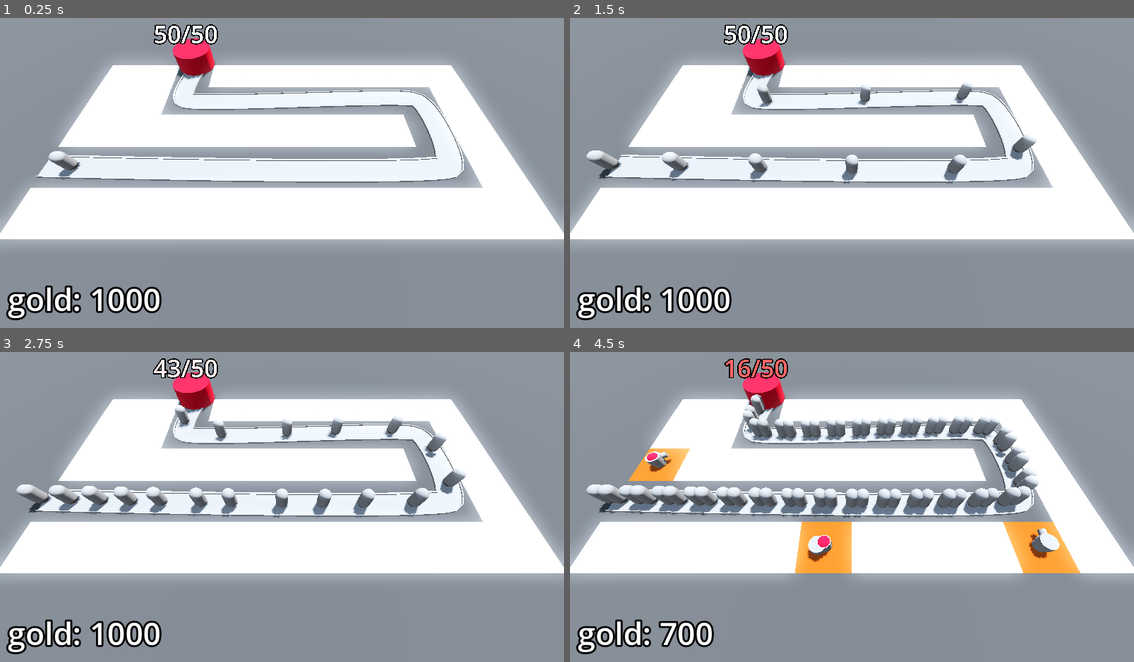
Above: before the commit, frames 1-4 (two rows, left to right).
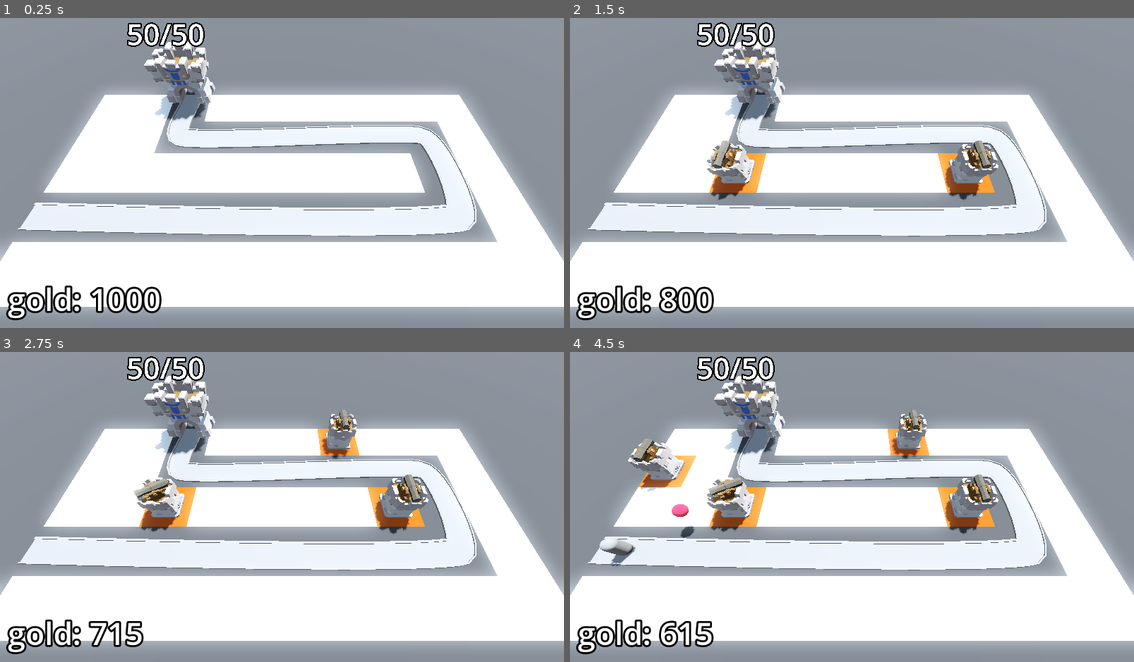
Above: after the commit, the same moments.

Repository: BerkayOzercan/Tutorial-Godot-Barbarian-Blaster
Game: Godot game, scene res://BaseLevel.tscn
The game is run twice, just before and just after one commit, with the same random seed, the same clock (stepped at 60 frames per second) and the same inputs.
Inputs (mouse positions are in pixels of both pictures, inside the frame that each line leads up to):
- Up to frame 1 (0.25 s): no input
- Up to frame 2 (1.5 s): move the mouse to (976, 154) at 0.52 s; click (976, 154) at 0.6 s; move the mouse to (739, 185) at 1.27 s; click (739, 185) at 1.35 s
- Up to frame 3 (2.75 s): move the mouse to (338, 435) at 2.02 s; click (338, 435) at 2.1 s
- Up to frame 4 (4.5 s): move the mouse to (823, 565) at 2.77 s; click (823, 565) at 2.85 s; move the mouse to (1021, 550) at 3.52 s; click (1021, 550) at 3.6 s; move the mouse to (682, 457) at 4.27 s; click (682, 457) at 4.35 s

The runs differ from the first frame. In frame 1, 43% of the frame differs, in the area x 0-100%, y 1-95%; in frame 2, 46%; in frame 3, 48%; in frame 4, 53%, in the area x 0-100%, y 1-96%.

Commit message:
Edit : change models

Diff:
--- a/Base/base.gd
+++ b/Base/base.gd
@@ -8,17 +8,15 @@
 	set(health_in):
 		current_health = health_in
 		label.text = str(current_health) + "/" + str(max_health)
-
 		var red: Color = Color.RED
 		var white: Color = Color.WHITE
 		label.modulate = red.lerp(white, float(current_health) / float(max_health))
-
 		if current_health < 1:
 			get_tree().reload_current_scene()
 
+
 func _ready() -> void:
 	current_health = max_health
-	Engine.time_scale = 10
 	pass
 
 func take_damage() -> void:
--- a/Base/base.tscn
+++ b/Base/base.tscn
@@ -1,24 +1,18 @@
 [gd_scene load_steps=3 format=3 uid="uid://b8juxl06ynioh"]
 
 [ext_resource type="Script" path="res://Base/base.gd" id="1_n2vum"]
-
-[sub_resource type="StandardMaterial3D" id="StandardMaterial3D_p8b1q"]
-albedo_color = Color(0.879747, 0, 0.163708, 1)
+[ext_resource type="PackedScene" uid="uid://tbpkc0cot547" path="res://Assets/Base.glb" id="2_20hsv"]
 
 [node name="Base" type="Node3D" node_paths=PackedStringArray("label") groups=["base"]]
 transform = Transform3D(1, 0, 0, 0, 1, 0, 0, 0, 1, -10, 0, -8)
 script = ExtResource("1_n2vum")
 label = NodePath("Label3D")
 
-[node name="CSGCylinder3D" type="CSGCylinder3D" parent="."]
-material_override = SubResource("StandardMaterial3D_p8b1q")
-radius = 2.0
-height = 4.0
-sides = 32
-
 [node name="Label3D" type="Label3D" parent="."]
-transform = Transform3D(1, 0, 0, 0, 1, 0, 0, 0, 1, 0, 3.5, 0)
+transform = Transform3D(1, 0, 0, 0, 1, 0, 0, 0, 1, 0, 6.5, 0)
 billboard = 1
 text = "100"
 font_size = 500
 outline_size = 100
+
+[node name="Base" parent="." instance=ExtResource("2_20hsv")]
--- a/BaseLevel.tscn
+++ b/BaseLevel.tscn
@@ -60,6 +60,7 @@
 material = SubResource("StandardMaterial3D_5hl3j")
 
 [node name="RayPickerCamera" parent="." node_paths=PackedStringArray("gridMap", "turret_manager") instance=ExtResource("1_v4fvo")]
+transform = Transform3D(1, 0, 0, 0, 0.5, 0.866025, 0, -0.866025, 0.5, 0, 16, 11)
 gridMap = NodePath("../GridMap")
 turret_manager = NodePath("../TurretManager")
 
@@ -156,3 +157,4 @@
 [node name="VictoryLayer" parent="." instance=ExtResource("10_uge1u")]
 
 [connection signal="timeout" from="EnemyPath/Timer" to="EnemyPath" method="_on_timer_timeout"]
+[connection signal="stop_spawning_enemies" from="DifficultyManager" to="EnemyPath" method="_on_difficulty_manager_stop_spawning_enemies"]
--- a/Turret/turret.gd
+++ b/Turret/turret.gd
@@ -1,7 +1,8 @@
 extends Node3D
 
 @export var projectile: PackedScene
-@onready var turret_top: MeshInstance3D = $TurretTop
+@onready var turret_top: Node3D = $TurretBase/TurretTop/Cannon
+@onready var turret_base: Node3D = $TurretBase
 @onready var animation_player: AnimationPlayer = $AnimationPlayer
 
 var enemy_path: Path3D = null
@@ -11,14 +12,14 @@
 func _physics_process(_delta: float) -> void:
 	target = find_best_target()
 	if target:
-		look_at(target.global_position, Vector3.UP, true)
+		turret_base.look_at(target.global_position, Vector3.UP, true)
 
 func _on_timer_timeout() -> void:
 	if target:
 		var new_projectile = projectile.instantiate()
 		add_child(new_projectile)
 		new_projectile.global_position = turret_top.global_position
-		new_projectile.direction = global_transform.basis.z
+		new_projectile.direction = turret_base.global_transform.basis.z
 		animation_player.play("Fire")
 
 
--- a/Turret/turret.tscn
+++ b/Turret/turret.tscn
@@ -1,9 +1,9 @@
-[gd_scene load_steps=7 format=3 uid="uid://w048g87bk8jn"]
+[gd_scene load_steps=8 format=3 uid="uid://w048g87bk8jn"]
 
 [ext_resource type="Script" path="res://Turret/turret.gd" id="1_8f3u4"]
 [ext_resource type="PackedScene" uid="uid://2u1id4p6swbk" path="res://Turret/projectile.tscn" id="1_34loo"]
-
-[sub_resource type="CylinderMesh" id="CylinderMesh_xrgyr"]
+[ext_resource type="PackedScene" uid="uid://bao2vxyixwsua" path="res://Assets/Cannon.glb" id="3_1w2o4"]
+[ext_resource type="PackedScene" uid="uid://t34ag8y07mud" path="res://Assets/TurretBase.glb" id="3_eg4bt"]
 
 [sub_resource type="Animation" id="Animation_2ks5r"]
 resource_name = "Fire"
@@ -11,7 +11,7 @@
 tracks/0/type = "value"
 tracks/0/imported = false
 tracks/0/enabled = true
-tracks/0/path = NodePath("TurretTop:position")
+tracks/0/path = NodePath("TurretBase/TurretTop:position")
 tracks/0/interp = 1
 tracks/0/loop_wrap = true
 tracks/0/keys = {
@@ -26,7 +26,7 @@
 tracks/0/type = "value"
 tracks/0/imported = false
 tracks/0/enabled = true
-tracks/0/path = NodePath("TurretTop:position")
+tracks/0/path = NodePath("TurretBase/TurretTop:position")
 tracks/0/interp = 1
 tracks/0/loop_wrap = true
 tracks/0/keys = {
@@ -46,18 +46,13 @@
 script = ExtResource("1_8f3u4")
 projectile = ExtResource("1_34loo")
 
-[node name="MeshInstance3D" type="MeshInstance3D" parent="."]
-transform = Transform3D(1, 0, 0, 0, 0.5, 0, 0, 0, 1, 0, 0.5, 0)
-mesh = SubResource("CylinderMesh_xrgyr")
+[node name="TurretBase" type="Node3D" parent="."]
 
-[node name="TurretTop" type="MeshInstance3D" parent="."]
-transform = Transform3D(1.25, 0, 0, 0, 0.25, 0, 0, 0, 1.25, 0, 0.75, 0)
-mesh = SubResource("CylinderMesh_xrgyr")
+[node name="TurretTop" type="Node3D" parent="TurretBase"]
+transform = Transform3D(1, 0, 0, 0, 1, 0, 0, 0, 1, 0, 0.75, 0)
 
-[node name="MeshInstance3D3" type="MeshInstance3D" parent="TurretTop"]
-transform = Transform3D(0.4, 0, 0, 0, -8.74228e-08, -2, 0, 0.4, -1.74846e-08, 0, 0, 0.4)
-mesh = SubResource("CylinderMesh_xrgyr")
-skeleton = NodePath("../..")
+[node name="Cannon" parent="TurretBase/TurretTop" instance=ExtResource("3_1w2o4")]
+transform = Transform3D(1, 0, 0, 0, 1, 0, 0, 0, 1, 0, 1.3, 0)
 
 [node name="Timer" type="Timer" parent="."]
 autostart = true
@@ -67,4 +62,6 @@
 "": SubResource("AnimationLibrary_n8wtt")
 }
 
+[node name="TurretBase2" parent="." instance=ExtResource("3_eg4bt")]
+
 [connection signal="timeout" from="Timer" to="." method="_on_timer_timeout"]
--- a/UI/victory_layer.gd
+++ b/UI/victory_layer.gd
@@ -1,24 +1,22 @@
 extends CanvasLayer
 
-@onready var star_1: TextureRect = %Star1
 @onready var star_2: TextureRect = %Star2
 @onready var star_3: TextureRect = %Star3
-
 @onready var health_label: Label = %HealthLabel
 @onready var money_label: Label = %MoneyLabel
 
-@onready  var base = get_tree().get_first_node_in_group("base")
-@onready  var bank = get_tree().get_first_node_in_group("Bank")
-
+@onready var base = get_tree().get_first_node_in_group("base")
+@onready var bank = get_tree().get_first_node_in_group("Bank")
 
 func victory() -> void:
 	visible = true
 	if base.max_health == base.current_health:
 		star_2.modulate = Color.WHITE
 		health_label.visible = true
-	if bank.gold >= 500:
+	if base.max_health == base.current_health &&  bank.gold >= 500:
 		star_3.modulate = Color.WHITE
 		money_label.visible = true
+
 
 func _on_retry_button_pressed() -> void:
 	print("Retry")
Binary file added: Assets/Base.glb
Not shown, added: Assets/Base.glb.import
Binary file added: Assets/Base_Castle-metallic.png-Castle-roughness.png
Not shown, added: Assets/Base_Castle-metallic.png-Castle-roughness.png.import
Binary file added: Assets/Base_castle-colour-palette.png
Not shown, added: Assets/Base_castle-colour-palette.png.import
Binary file added: Assets/Cannon.glb
Not shown, added: Assets/Cannon.glb.import
Binary file added: Assets/Cannon_Castle-metallic.png-Castle-roughness.png
Not shown, added: Assets/Cannon_Castle-metallic.png-Castle-roughness.png.import
Binary file added: Assets/Cannon_castle-colour-palette.png
Not shown, added: Assets/Cannon_castle-colour-palette.png.import
(and 19 more such lines)
